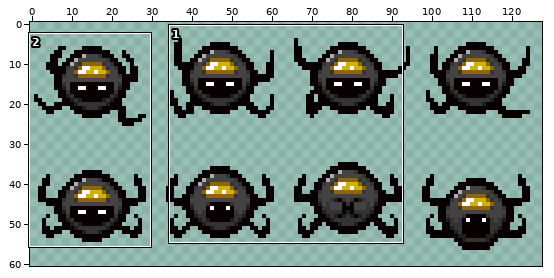
One commit to this sprite sheet: Basement Baddies Bundle/resources/gfx/monsters/sticky_creep.png. The first picture is a wide view before the edit; the outline marks the close-up.
Close-up. First the earlier version:
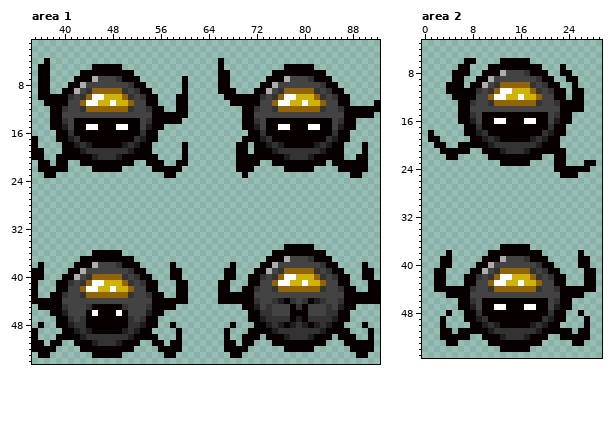
The file is 128x128 pixels. Colours within 5 levels of each other are drawn and written as one. Shown: area 1: x 35..92, y 1..54; area 2: x 0..29, y 3..55. The wide view leaves out empty margins. The commit also changed other parts of the picture, which this record leaves out.
The result:
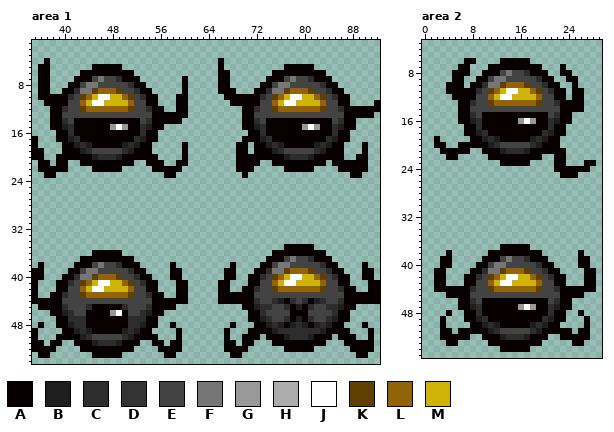
Palette (. is transparent): A #080000  B #1e1e1e  C #2d2d2d  D #333333  E #434343  F #767676  G #999999  H #adadad  J #ffffff  K #613f00  L #936307  M #cfb307
What changed:
Changed rows in their new state; - is an unchanged pixel.
Area 1:
first column x 40:
 7 -----EF--C---------------------------EF--C-----
 8 ---EFF-----C-----------------------EFF-----C---
 9 --CFFK---KE-C---------------------CFFK---KE-C--
10 -C-K-M-J---K-C-------------------C-K-M-J---K-C-
11 ----M-J-M---------------------------M-J-M------
12 C--K-------K--C-----------------C--K-------K--C
14 C-------------C-----------------C-------------C
15 -C--AA--G-G--C-------------------C--AA--G-G--C-
16 -C-----------C-------------------C-----------C-
17 --C---------C---------------------C---------C--
18 ---C-------C-----------------------C-------C---
19 ----CEEEEEC-------------------------CEEEEEC----
20 ------CCC-----------------------------CCC------
first column x 40:
37 -------------------------------------EF--C-----
38 -----EF--C-------------------------EFF-----C---
39 ---EFF-----C----------------------CFFK---KE-C--
40 --CFFK---KE-C--------------------C-K-M-J---K-C-
41 -C-K-M-J---K-C----------------------M-J-M------
42 ----M-J-M-----------------------C--K-------K--C
43 C--K-------K--C--------------------------------
44 --------------------------------C--C--C-C--C--C
45 C---C-----C---C------------------CC--C-B-C--CC-
46 -C---A--G----C-------------------CE---------EC-
47 -CCC-------CCC--------------------CEEC---CEEC--
48 --CC-------CC----------------------C---C---C---
49 ---C-------C------------------------CCCCCCC----
50 ----CEEEEEC---------------------------CCC------
51 ------CCC--------------------------------------
Area 2:
first column x 1:
 8 ------------EF--C-----
 9 ----------EFF-----C---
10 ---------CFFK---KE-C--
11 --------C-K-M-J---K-C-
12 -----------M-J-M------
13 -------C--K-------K--C
15 -------C-------------C
16 --------C--AA--G-G--C-
17 --------C-----------C-
18 .--------C---------C--
19 .---------C-------C---
20 -----------CEEEEEC----
21 -------------CCC------
first column x 8:
39 -----EF--C-----
40 ---EFF-----C---
41 --CFFK---KE-C--
42 -C-K-M-J---K-C-
43 ----M-J-M------
44 C--K-------K--C
46 C-------------C
47 -C--AA--G-G--C-
48 -C-----------C-
49 --C---------C--
50 ---C-------C---
51 ----CEEEEEC----
52 ------CCC------
